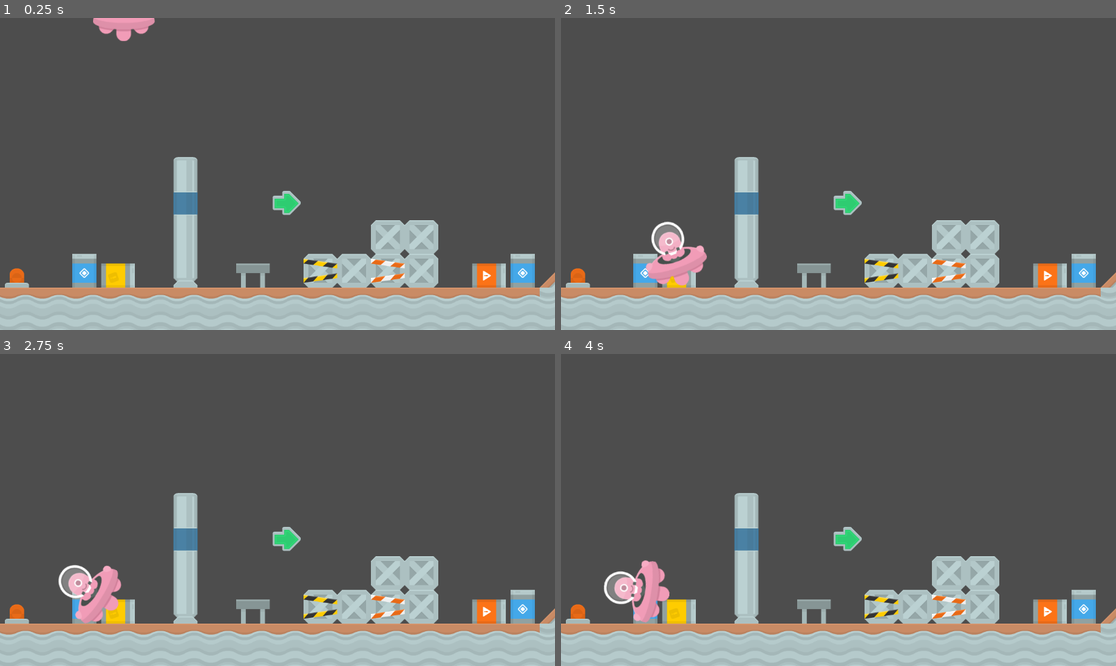
Above: before the commit, frames 1-4 (two rows, left to right).
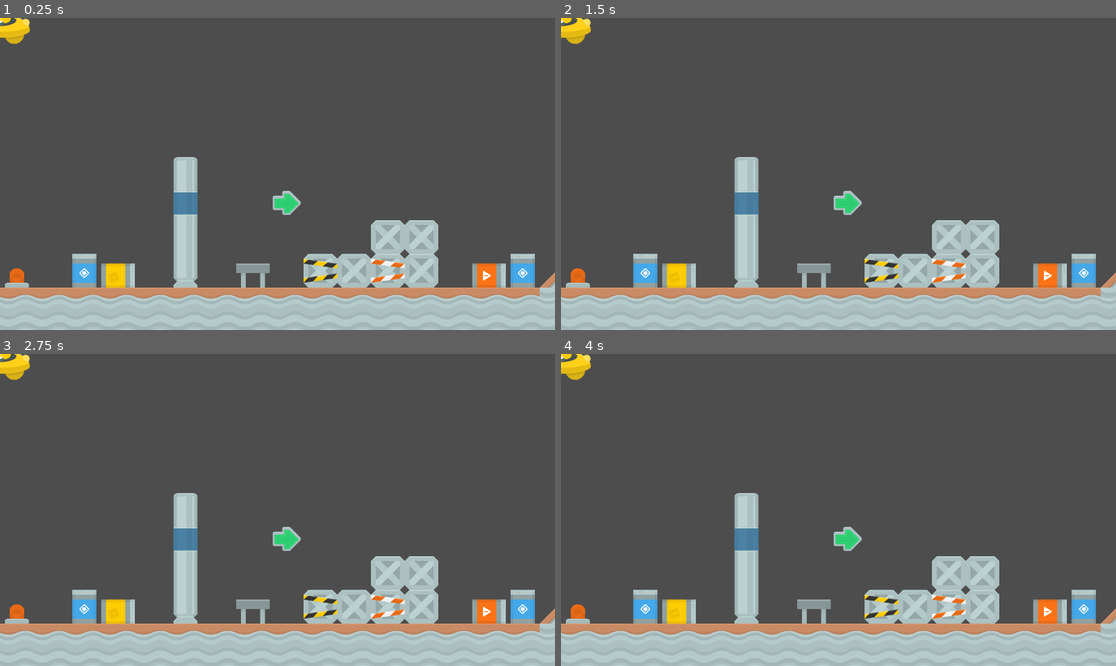
Above: after the commit, the same moments.

Repository: LostReny/DIO_TRILHA_GODOT
Game: Godot game, scene res://scenes/world.tscn
Two runs of this game, one before a commit and one after it. Both use one fixed random seed, a clock stepped at 60 frames per second and the inputs below.
Inputs:
- Up to frame 1 (0.25 s): no input
- Up to frame 2 (1.5 s): no input
- Up to frame 3 (2.75 s): no input
- Up to frame 4 (4 s): no input

The runs differ from the first frame. In frame 1, 0.9% of the frame differs, in the area x 0-28%, y 0-9%; in frame 2, 1.7%; in frame 3, 1.7%; in frame 4, 1.7%, in the area x 0-20%, y 0-87%.

Commit message:
characterbody2d

Diff:
--- a/Industrial Plataformer/scenes/world.tscn
+++ b/Industrial Plataformer/scenes/world.tscn
@@ -1,10 +1,14 @@
-[gd_scene load_steps=4 format=3 uid="uid://emgqcp1d5kws"]
+[gd_scene load_steps=6 format=3 uid="uid://emgqcp1d5kws"]
 
 [ext_resource type="TileSet" uid="uid://b8wuw4g6wnrt7" path="res://tileset/tileset.tres" id="1_0n23c"]
 [ext_resource type="Texture2D" uid="uid://bru1ai48x5dk3" path="res://addons/kenney_alien-ufo-pack/PNG/shipPink_manned.png" id="2_5mvte"]
+[ext_resource type="Texture2D" uid="uid://j2d0htkvknvb" path="res://addons/kenney_alien-ufo-pack/PNG/shipYellow_manned.png" id="3_drmog"]
 
 [sub_resource type="CircleShape2D" id="CircleShape2D_7d5ls"]
-radius = 70.0
+radius = 60.0
+
+[sub_resource type="CircleShape2D" id="CircleShape2D_ivkcv"]
+radius = 60.0
 
 [node name="World" type="Node2D"]
 
@@ -19,7 +23,8 @@
 layer_2/tile_data = PackedInt32Array()
 
 [node name="RigidBody2D" type="RigidBody2D" parent="."]
-position = Vector2(257, -48)
+visible = false
+position = Vector2(1, -48)
 
 [node name="CollisionShape2D" type="CollisionShape2D" parent="RigidBody2D"]
 shape = SubResource("CircleShape2D_7d5ls")
@@ -28,3 +33,11 @@
 position = Vector2(0, -0.500003)
 scale = Vector2(1.03226, 1.07874)
 texture = ExtResource("2_5mvte")
+
+[node name="CharacterBody2D" type="CharacterBody2D" parent="."]
+
+[node name="CollisionShape2D" type="CollisionShape2D" parent="CharacterBody2D"]
+shape = SubResource("CircleShape2D_ivkcv")
+
+[node name="ShipYellowManned" type="Sprite2D" parent="CharacterBody2D"]
+texture = ExtResource("3_drmog")
